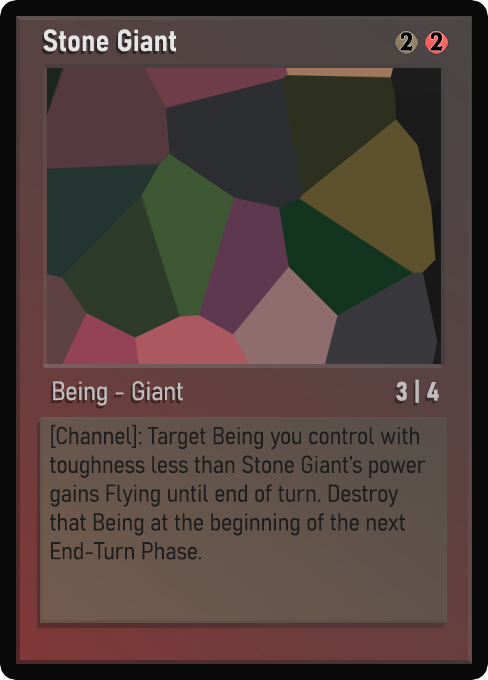
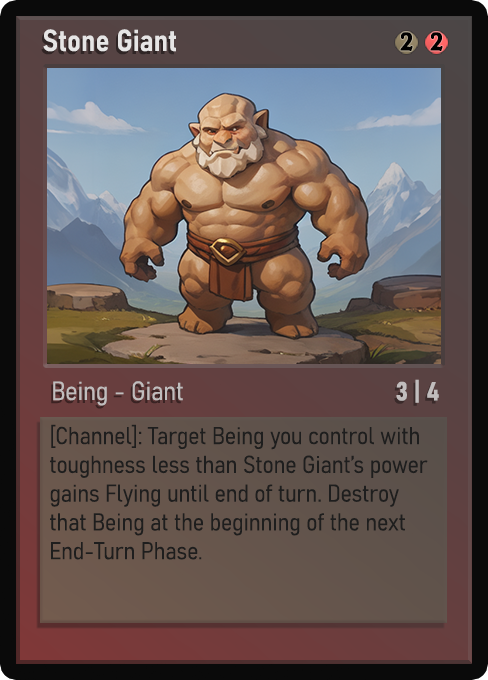
Layer changes from the first 488 × 680 image to the second:
painted on "Name" over [44, 29, 171, 51]
painted on "AtkDef" over [396, 381, 407, 401]
painted on "Class" over [53, 381, 182, 405]
painted on "Desc_norm" over [50, 427, 428, 560]
painted on "Artwork" over [47, 68, 441, 364]
